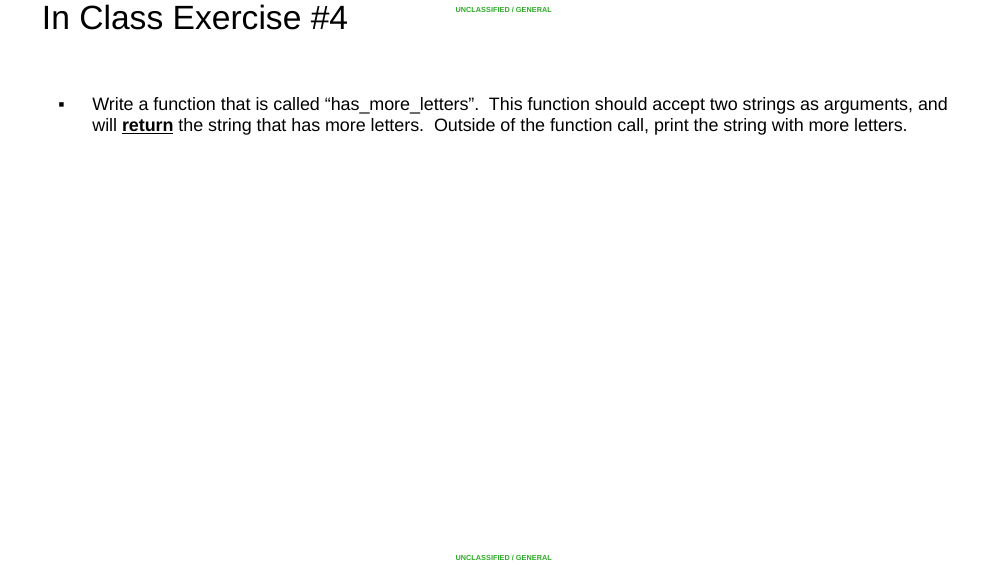
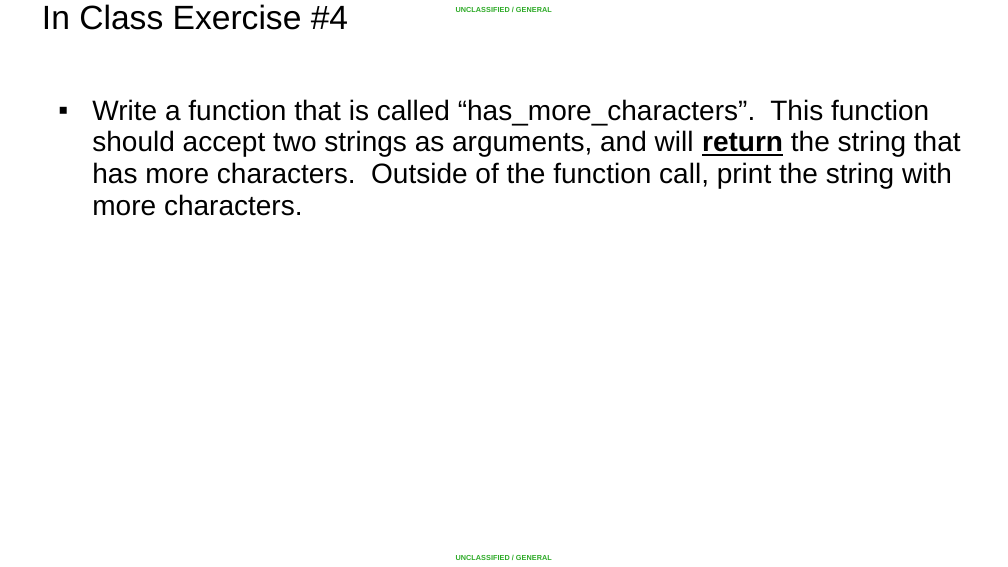
Before and after one commit to rhaenze/summer-course, a slide deck: slide 26 of Python/Lesson 03 - Functions/Lesson 03 - Functions.pptx. Drawn at 1008x567 pixels with LibreOffice and Linux fonts; fonts in the diff are those of the drawing; background and template pictures are left out. Boxes give left, top, right and bottom in pixels: in the first picture for what was removed or moved away, otherwise in the second. Text is boxed around its words. In the diff, an @@ line names an element or a change of style, - is before the commit and + after.

```diff
--- a/Python/Lesson 03 - Functions/Lesson 03 - Functions.pptx
+++ b/Python/Lesson 03 - Functions/Lesson 03 - Functions.pptx
@@ text at (x1=92, y1=99, x2=961, y2=216): text changed; size 12.8 to 20 pt @@
-▪ Write a function that is called “has_more_letters”. This function should accept two strings as arguments, and will return the string that has more letters. Outside of the function call, print the string with more letters.
+▪ Write a function that is called “has_more_characters”. This function should accept two strings as arguments, and will return the string that has more characters. Outside of the function call, print the string with more characters.
```
Also in this commit, not shown: 2 other slides changed, 1 other file.
